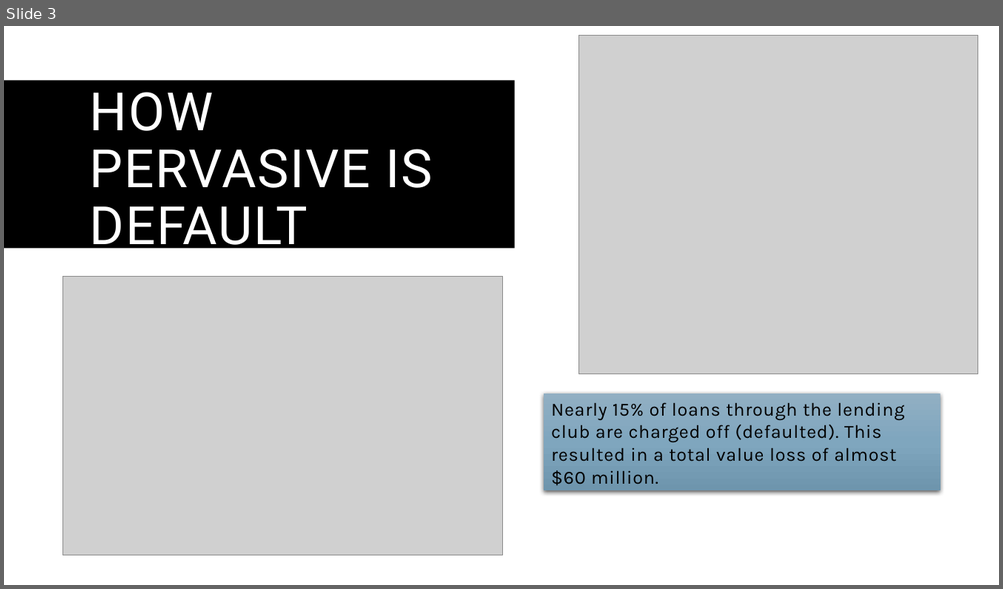
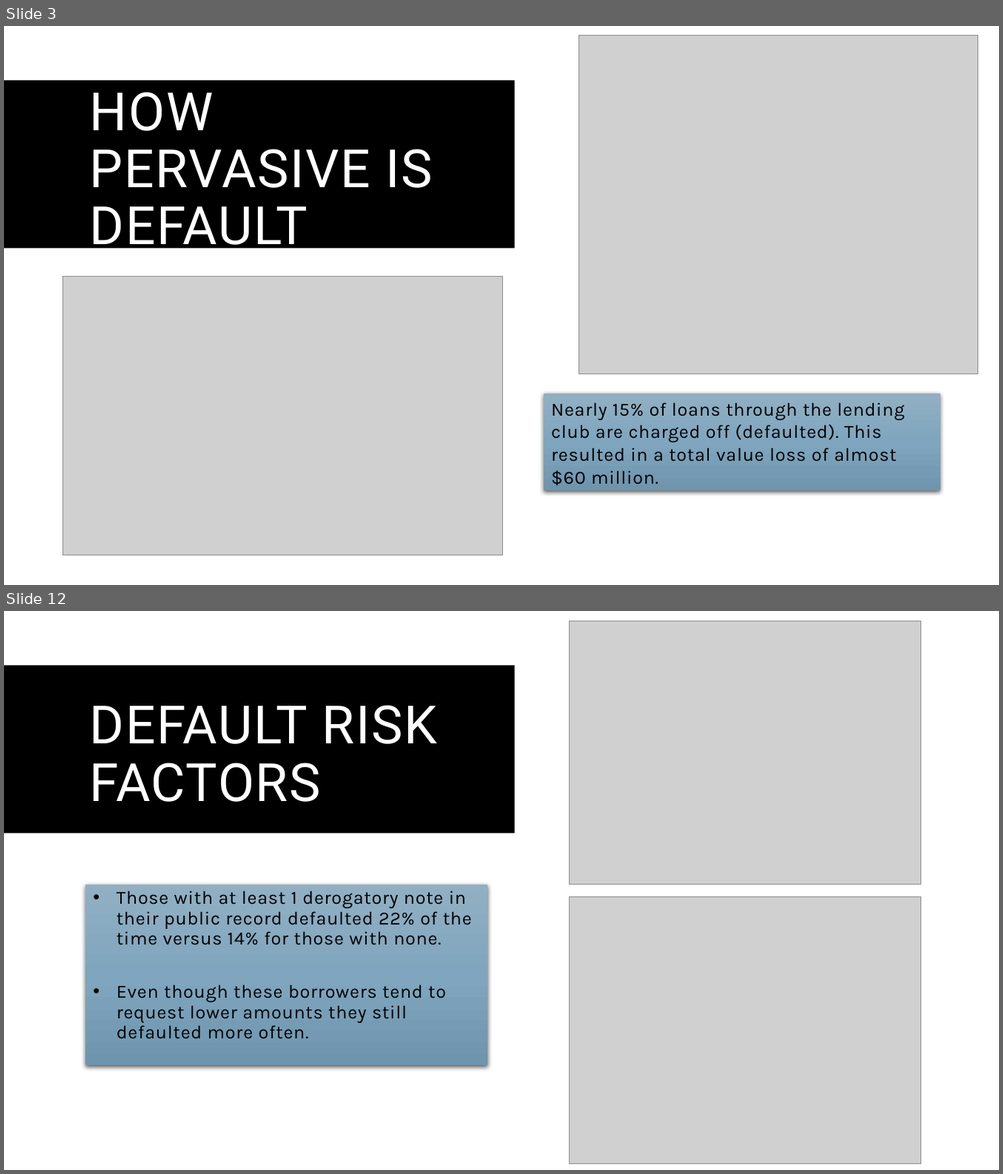
Before and after one commit to mickyals/lending_club_EDA, a slide deck: Lending Club Case Study.pptx. Shown one above the other, each under a label of ours: slide 3 before the commit, slides 3 and 12 after it; the slides between them are not shown. The pictures are 1003x589 and 1003x1174 pixels, drawn with LibreOffice and Linux fonts; fonts in the diff are those of the drawing; grey boxes stand for pictures. Boxes give left, top, right and bottom in pixels: in the first picture for what was removed or moved away, otherwise in the second. Text is boxed around its words. In the diff, an @@ line names an element or a change of style, - is before the commit and + after.

```diff
--- a/Lending Club Case Study.pptx
+++ b/Lending Club Case Study.pptx
@@ slide 12 added at [4, 611, 999, 1170], background #FFFFFF @@
@@ rectangle added at [4, 611, 999, 796], fill #000000 @@
@@ rectangle added at [4, 611, 999, 1170], fill #FFFFFF @@
@@ picture added at [569, 621, 920, 885] @@
@@ rectangle added at [4, 666, 515, 833], fill #000000 @@
@@ title added at [90, 705, 437, 802], 51 pt, text #FFFFFF @@
+DEFAULT RISK FACTORS
@@ rectangle added at [85, 885, 487, 1066], fill gradient #92B0C4 to #80A7BF to #6F95AD, 18 pt, text #000000 @@
+• Those with at least 1 derogatory note in their public record defaulted 22% of the time versus 14% for those with none.
+• Even though these borrowers tend to request lower amounts they still defaulted more often.
@@ picture added at [569, 897, 920, 1164] @@
```
Also in this commit, not shown: 4 slides changed, 9 other slides added, 1 other file.
